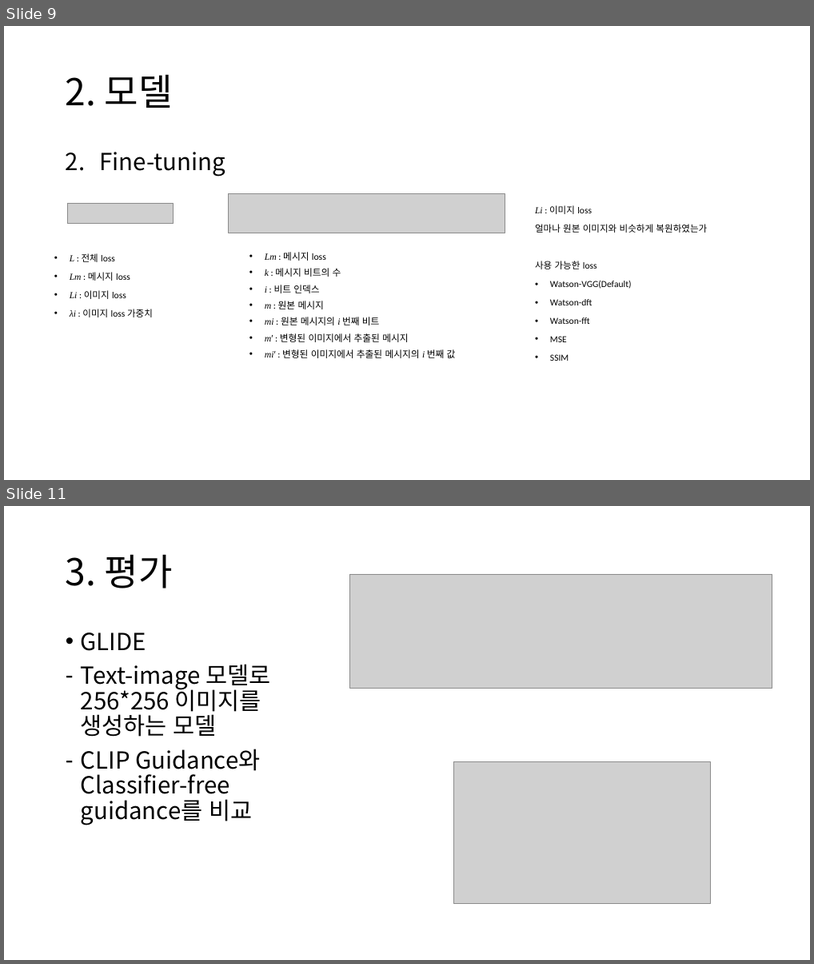
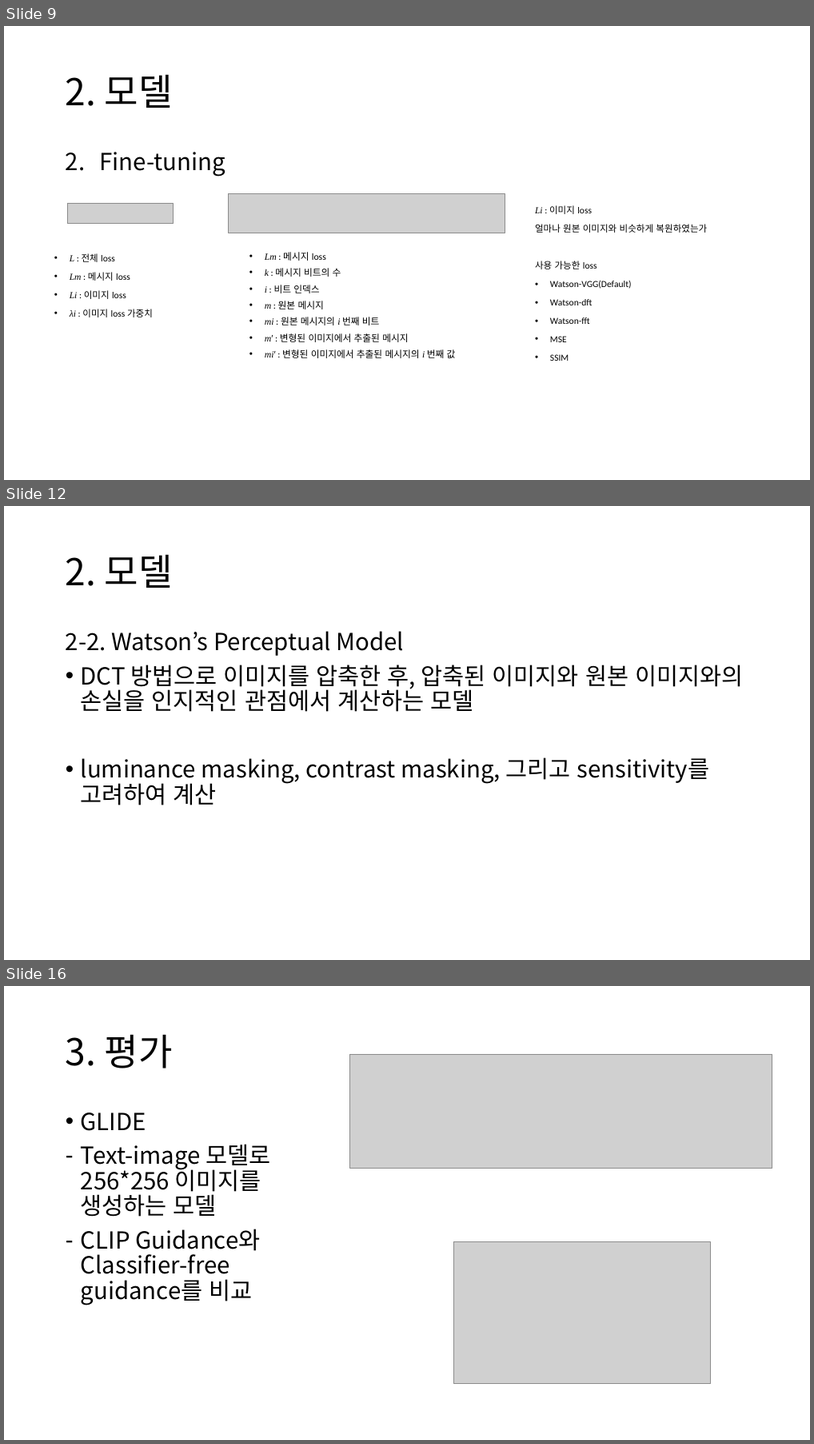
Before and after one commit to chroion/paper-review, a slide deck: The Stable Signature Rooting Watermarks in Latent Diffusion Models/Rooting Watermarks in Latent Diffusion Models.pptx. Shown one above the other, each under a label of ours: slides 9 and 11 before the commit, slides 9, 12 and 16 after it; the slides between them are not shown. The pictures are 814x964 and 814x1444 pixels, drawn with LibreOffice and Linux fonts; fonts in the diff are those of the drawing; grey boxes stand for pictures. Boxes give left, top, right and bottom in pixels: in the first picture for what was removed or moved away, otherwise in the second. Text is boxed around its words. In the diff, an @@ line names an element or a change of style, - is before the commit and + after.

```diff
--- a/The Stable Signature Rooting Watermarks in Latent Diffusion Models/Rooting Watermarks in Latent Diffusion Models.pptx
+++ b/The Stable Signature Rooting Watermarks in Latent Diffusion Models/Rooting Watermarks in Latent Diffusion Models.pptx
@@ slide 12 added at [4,506,810,960], background #FFFFFF @@
@@ title added at [66,555,173,588], 44 pt, text #000000 @@
+2. 모델
@@ text added at [66,631,743,805], 28 pt, text #000000 @@
+2-2. Watson’s Perceptual Model
+• DCT 방법으로 이미지를 압축한 후, 압축된 이미지와 원본 이미지와의 손실을 인지적인 관점에서 계산하는 모델
+• luminance masking, contrast masking, 그리고 sensitivity를 고려하여 계산
@@ what was slide 11 is now slide 16 @@
```
Also in this commit, not shown: 1 slide changed, 4 other slides added, 4 other files.
